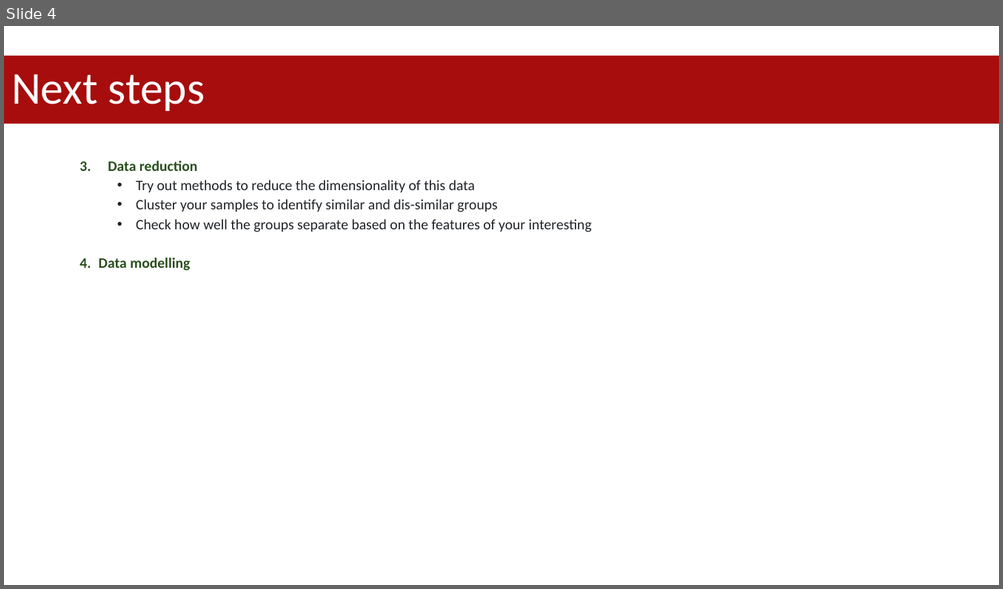
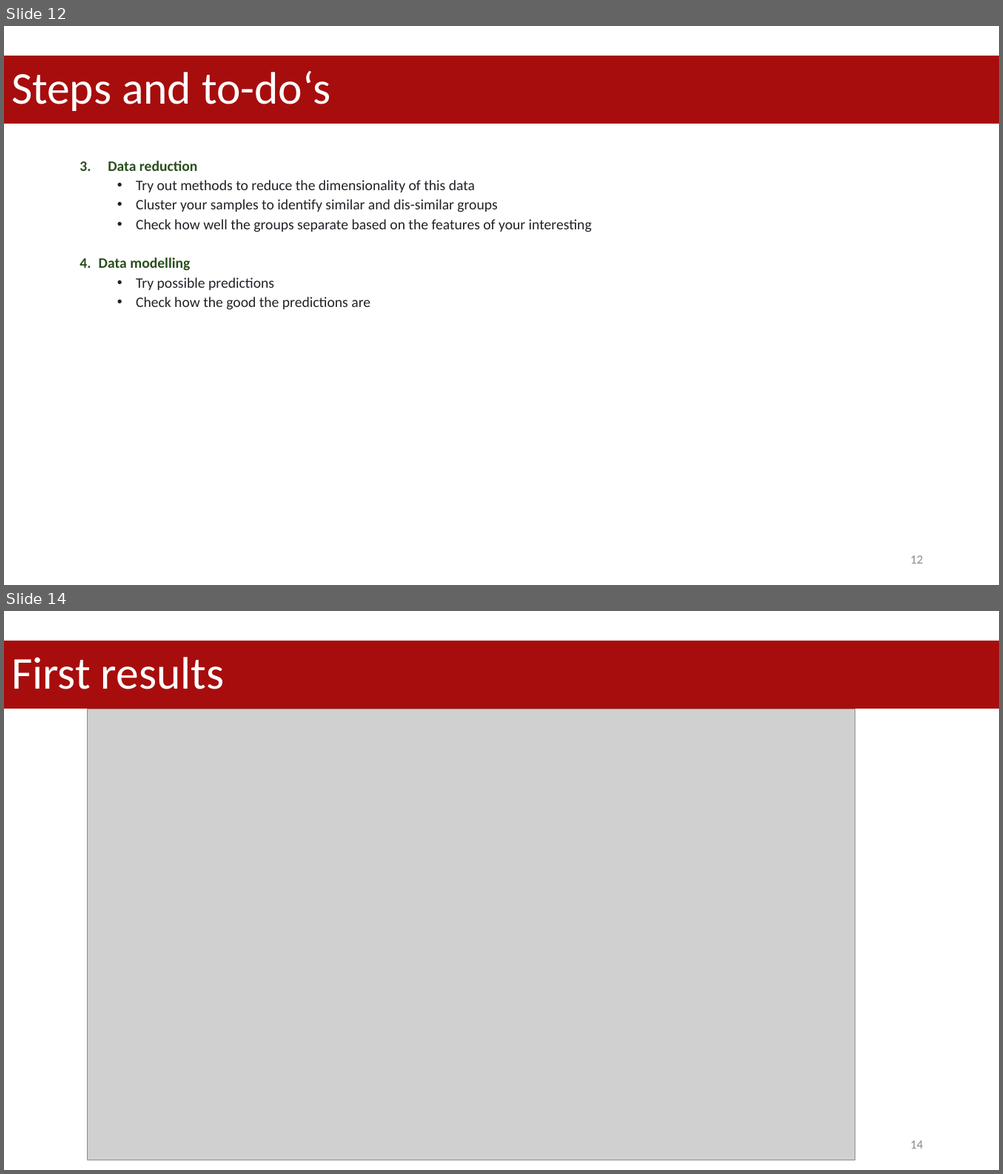
Before and after one commit to datascience-mobi-2023/topic05_team02, a slide deck: project proposal.pptx. Shown one above the other, each under a label of ours: slide 4 before the commit, slides 12 and 14 after it; the slides between them are not shown. The pictures are 1003x589 and 1003x1174 pixels, drawn with LibreOffice and Linux fonts; fonts in the diff are those of the drawing; grey boxes stand for pictures. Boxes give left, top, right and bottom in pixels: in the first picture for what was removed or moved away, otherwise in the second. Text is boxed around its words. In the diff, an @@ line names an element or a change of style, - is before the commit and + after.

```diff
--- a/project proposal.pptx
+++ b/project proposal.pptx
@@ slide 14 added at box(4, 611, 999, 1170), background #FFFFFF @@
@@ title added at box(4, 641, 999, 709), fill #A70D0D, 44 pt, text #FFFFFF @@
+First results
@@ picture added at box(88, 709, 855, 1160) @@
@@ page number added at box(910, 1141, 922, 1149), 12 pt, text #8C8C8C @@
+14
@@ what was slide 4 is now slide 12 @@
@@ slide 12 changed as well @@
@@ title at box(11, 70, 330, 111): text changed @@
-Next steps
+Steps and to-do‘s
@@ text at box(136, 278, 370, 310): paragraphs added @@
+  • Try possible predictions
+  • Check how the good the predictions are
@@ page number added at box(910, 556, 922, 564), 12 pt, text #8C8C8C @@
+12
```
Also in this commit, not shown: 9 other slides changed, 5 other slides added, 5 slides removed.
